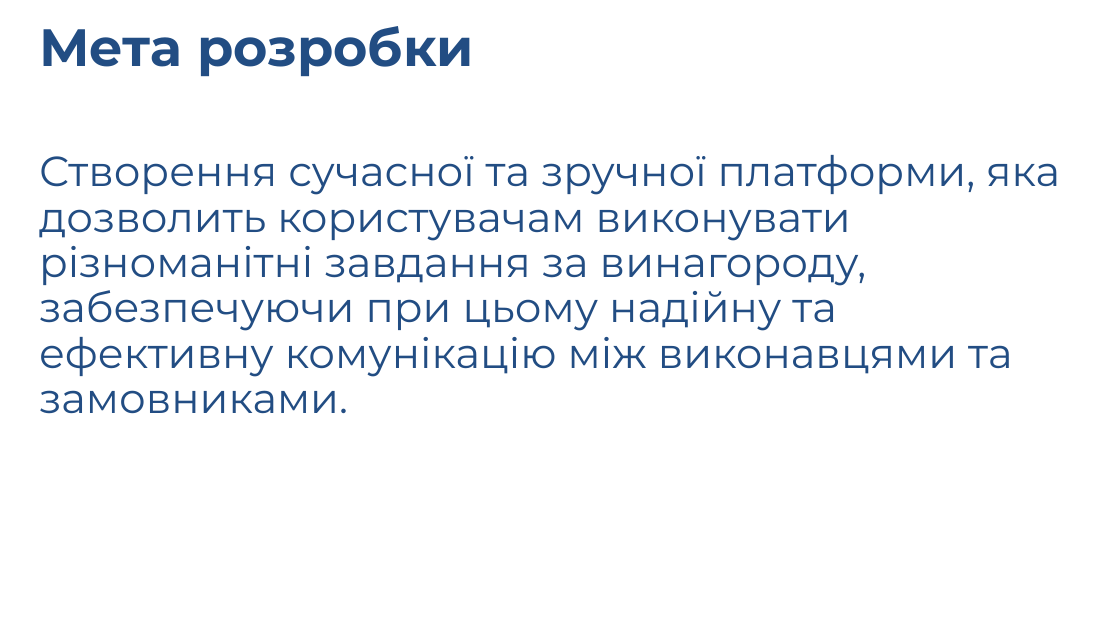
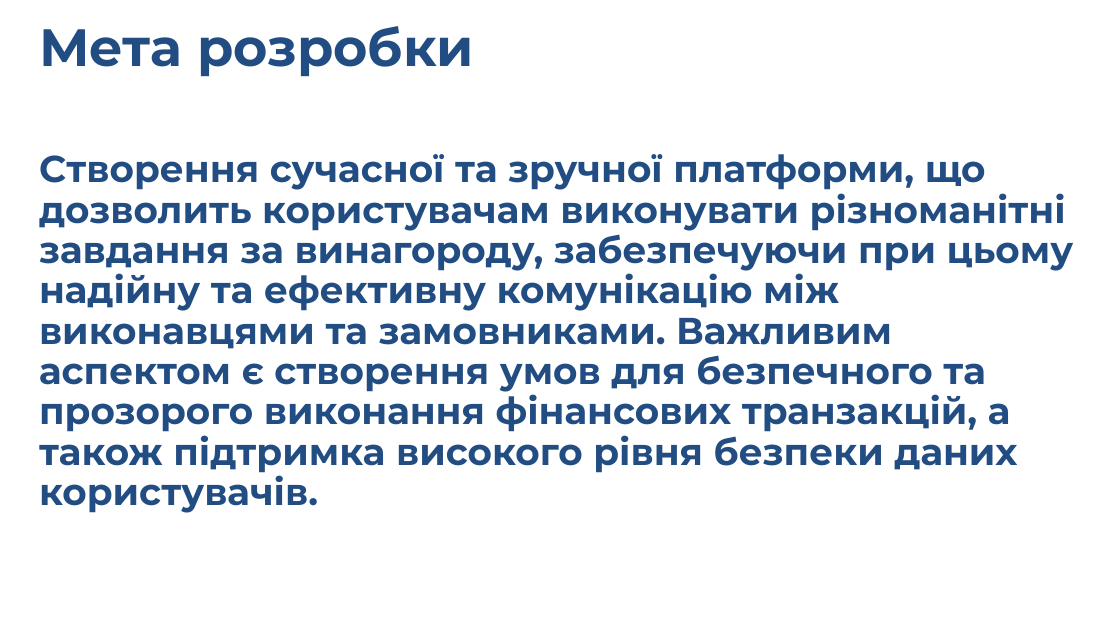
Before and after one commit to AlexandrVerbovskiy/test_dyplome, a slide deck: slide 3 of записка/презентація.pptx. Drawn at 1120x630 pixels with LibreOffice and Linux fonts; fonts in the diff are those of the drawing; background and template pictures are left out. Boxes give left, top, right and bottom in pixels: in the first picture for what was removed or moved away, otherwise in the second. Text is boxed around its words. In the diff, an @@ line names an element or a change of style, - is before the commit and + after.

```diff
--- a/записка/презентація.pptx
+++ b/записка/презентація.pptx
@@ text at (x1=39, y1=154, x2=1074, y2=513): text changed; size 36 to 32 pt; bold on @@
-Створення сучасної та зручної платформи, яка дозволить користувачам виконувати різноманітні завдання за винагороду, забезпечуючи при цьому надійну та ефективну комунікацію між виконавцями та замовниками.
+Cтворення сучасної та зручної платформи, що дозволить користувачам виконувати різноманітні завдання за винагороду, забезпечуючи при цьому надійну та ефективну комунікацію між виконавцями та замовниками. Важливим аспектом є створення умов для безпечного та прозорого виконання фінансових транзакцій, а також підтримка високого рівня безпеки даних користувачів.
```
Also in this commit, not shown: 5 other slides changed, 4 slides added, 19 other files.
